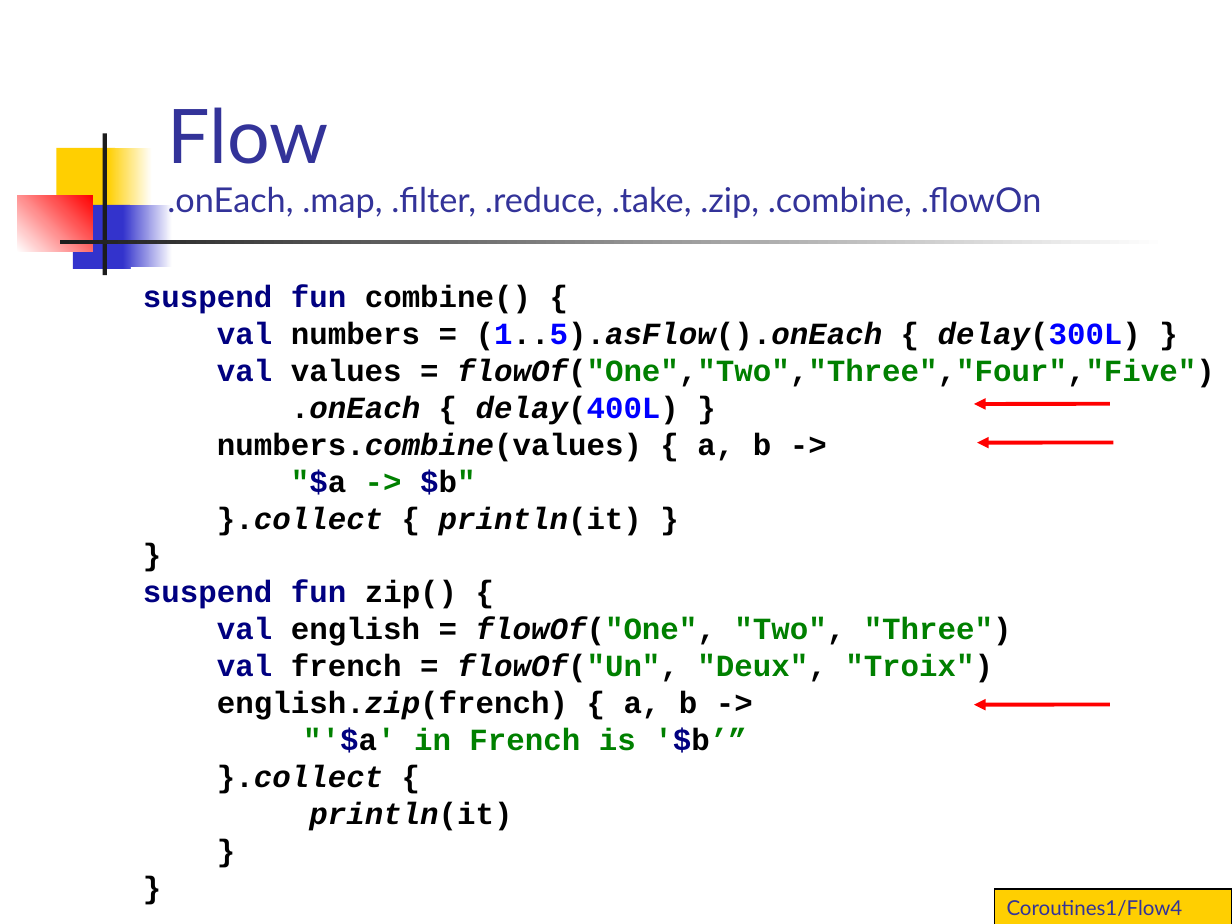
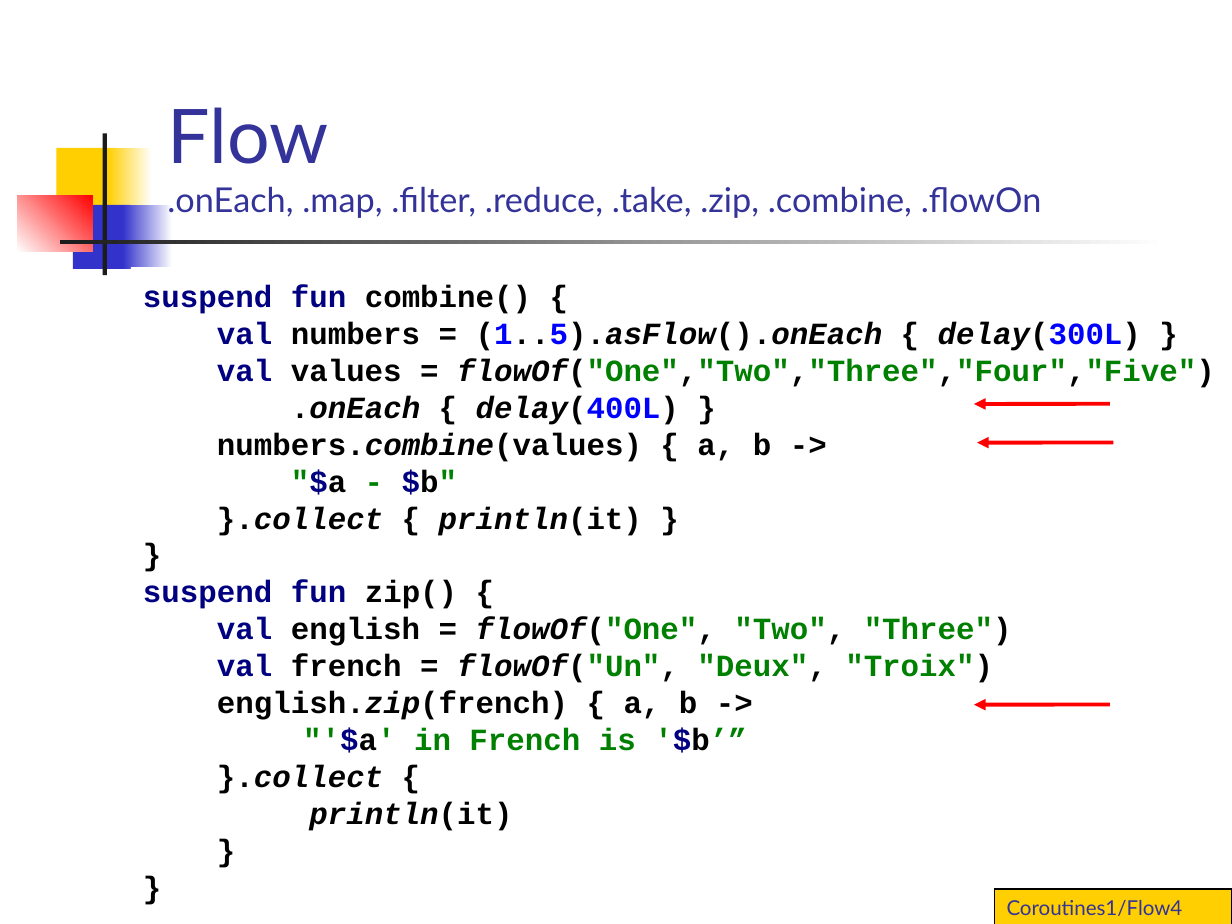
Before and after one commit to vmandro/Prednasky, a slide deck: slide 8 of 10/10B_Android.ppt. Drawn at 1232x924 pixels with LibreOffice and Linux fonts; fonts in the diff are those of the drawing. Boxes give left, top, right and bottom in pixels: in the first picture for what was removed or moved away, otherwise in the second. Text is boxed around its words. In the diff, an @@ line names an element or a change of style, - is before the commit and + after.

```diff
--- a/10/10B_Android.ppt
+++ b/10/10B_Android.ppt
@@ text at bbox=[143, 285, 1215, 720]: text changed @@
-suspend fun combine() {
-val numbers = (1..5).asFlow().onEach { delay(300L) }
-val values = flowOf("One","Two","Three","Four","Five")
-.onEach { delay(400L) }
-numbers.combine(values) { a, b ->
-"$a -> $b"
-}.collect { println(it) }
-}
-suspend fun zip() {
-val english = flowOf("One", "Two", "Three")
-val french = flowOf("Un", "Deux", "Troix")
-english.zip(french) { a, b ->
+suspend fun combine() {
+val numbers = (1..5).asFlow().onEach { delay(300L) }
+val values = flowOf("One","Two","Three","Four","Five")
+.onEach { delay(400L) }
+numbers.combine(values) { a, b ->
+"$a - $b"
+}.collect { println(it) }
+}
+suspend fun zip() {
+val english = flowOf("One", "Two", "Three")
+val french = flowOf("Un", "Deux", "Troix")
+english.zip(french) { a, b ->
```
Also in this commit, not shown: 7 other slides changed, 7 slides added, 3 slides removed, 2 other files.
